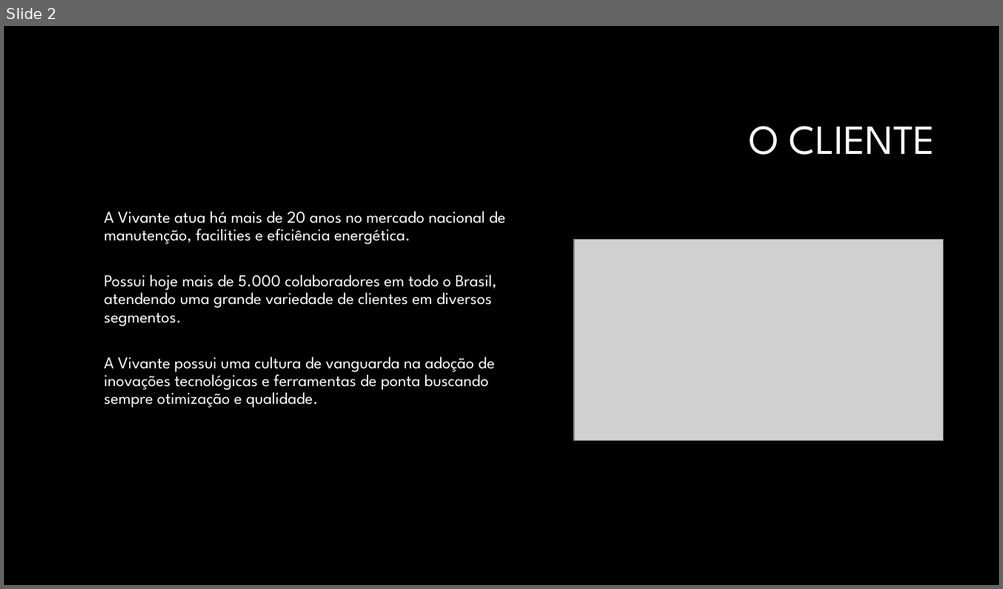
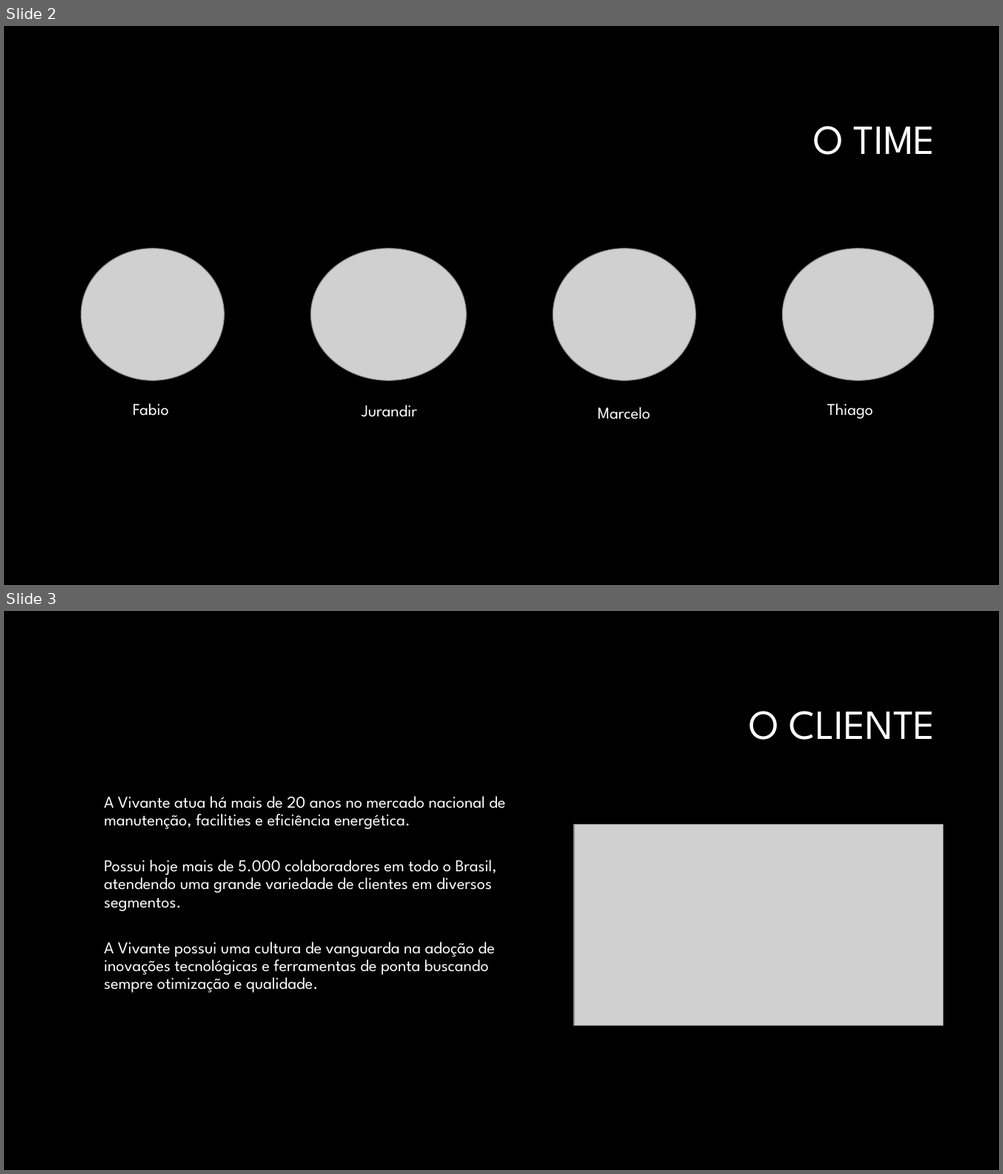
Before and after one commit to fiapIA/bootcamp, a slide deck: pitch/Bootcamp_Pitch_Vivante_FJMT_R-0.pptx. Shown one above the other, each under a label of ours: slide 2 before the commit, slides 2 and 3 after it. The pictures are 1003x589 and 1003x1174 pixels, drawn with LibreOffice and Linux fonts; fonts in the diff are those of the drawing; grey boxes stand for pictures; background and template pictures are left out. Boxes give left, top, right and bottom in pixels: in the first picture for what was removed or moved away, otherwise in the second. Text is boxed around its words. In the diff, an @@ line names an element or a change of style, - is before the commit and + after.

```diff
--- a/pitch/Bootcamp_Pitch_Vivante_FJMT_R-0.pptx
+++ b/pitch/Bootcamp_Pitch_Vivante_FJMT_R-0.pptx
@@ slide 2 added at (x1=4, y1=26, x2=999, y2=585), background #000000 @@
@@ title added at (x1=814, y1=126, x2=935, y2=155), 40 pt, text #FFFFFF @@
+O TIME
@@ picture added at (x1=81, y1=248, x2=224, y2=380) @@
@@ picture added at (x1=310, y1=248, x2=466, y2=380) @@
@@ picture added at (x1=553, y1=248, x2=696, y2=380) @@
@@ picture added at (x1=782, y1=248, x2=933, y2=380) @@
@@ text added at (x1=133, y1=403, x2=169, y2=416), 16 pt, text #FFFFFF @@
+  Fabio
@@ text added at (x1=361, y1=405, x2=417, y2=417), 16 pt, text #FFFFFF @@
+  Jurandir
@@ text added at (x1=597, y1=407, x2=650, y2=420), 16 pt, text #FFFFFF @@
+  Marcelo
@@ text added at (x1=827, y1=403, x2=873, y2=419), 16 pt, text #FFFFFF @@
+  Thiago
@@ what was slide 2 is now slide 3 @@
```
Also in this commit, not shown: 3 slides changed, 2 other files.
